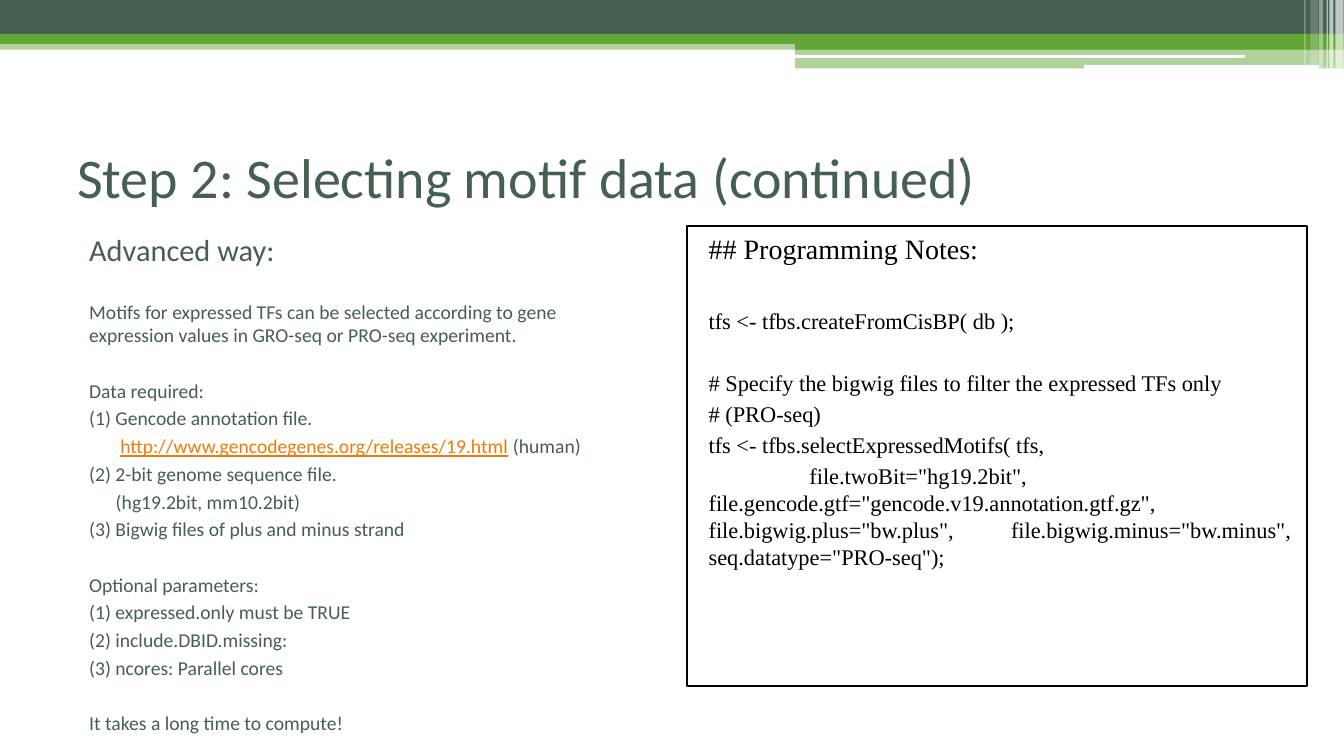
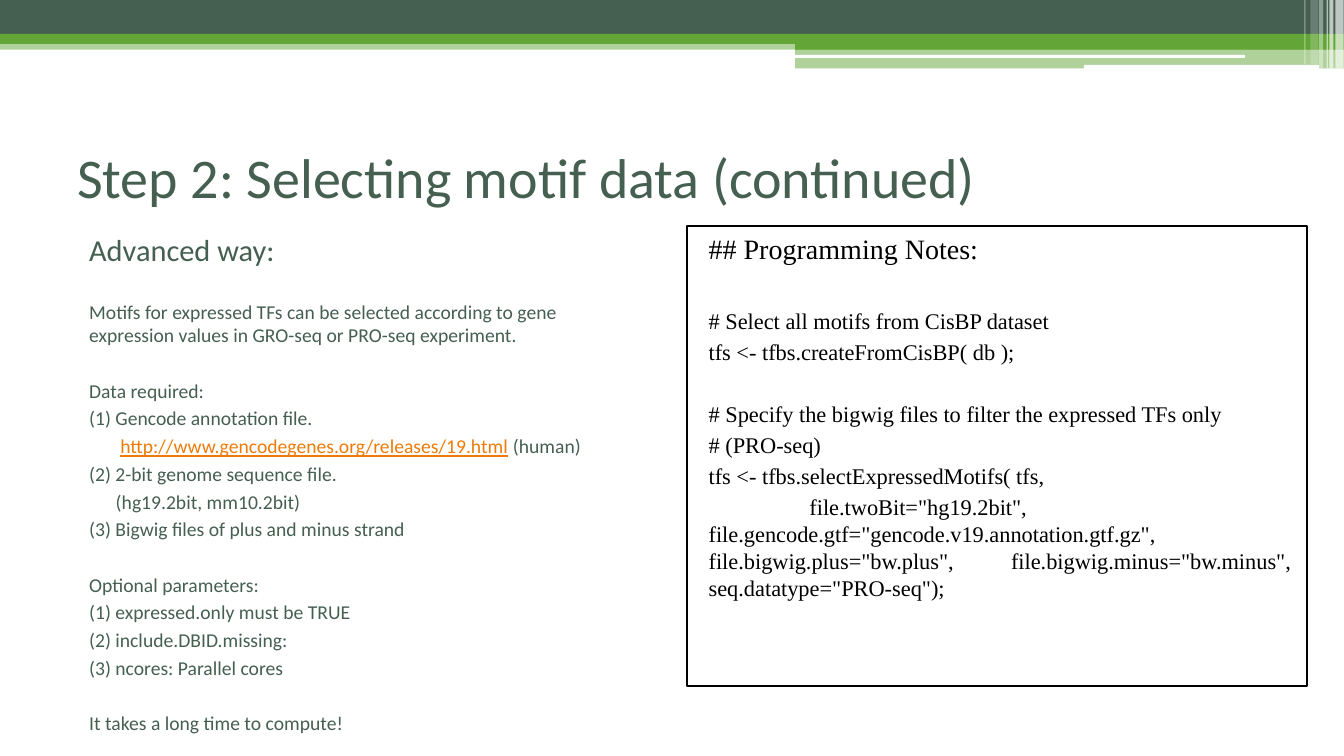
Before and after one commit to Danko-Lab/rtfbs_db, a slide deck: slide 12 of rtfbsdb-tutorial.pptx (slide 10 before the commit). Drawn at 1344x756 pixels with LibreOffice and Linux fonts; fonts in the diff are those of the drawing. Boxes give left, top, right and bottom in pixels: in the first picture for what was removed or moved away, otherwise in the second. Text is boxed around its words. In the diff, an @@ line names an element or a change of style, - is before the commit and + after.

```diff
--- a/rtfbsdb-tutorial.pptx
+++ b/rtfbsdb-tutorial.pptx
@@ text at <box>725,313,1049,330</box>: paragraph added @@
+# Select all motifs from CisBP dataset
```
Also in this commit, not shown: 7 other slides changed, 5 slides added, 16 other files.
